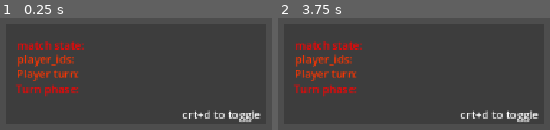
Above: before the commit, frames 1-2 (left to right).
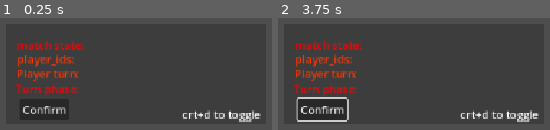
Above: after the commit, the same moments.

Repository: mist-interactive/memoir-3167
Game: Godot game, scene res://client/battlefield/battlefield.tscn
The game is run twice, just before and just after one commit, with the same random seed, the same clock (stepped at 60 frames per second) and the same inputs. This scene is started directly instead of the project's main scene. The engine's default icon, where the game draws it, is replaced by a stand-in: a white triangle on a blue panel in a dark square.
Inputs (mouse positions are in pixels of both pictures, inside the frame that each line leads up to):
- Up to frame 1 (0.25 s): no input
- Up to frame 2 (3.75 s): click (321, 109) at 0.5 s, where only the run after the commit has a clickable "Confirm"; click (321, 109) at 1.25 s, where only the run after the commit has a clickable "Confirm"; tap Enter at 2, 3.5 s; move the mouse to (outside the picture) at 2.02 s; hold Right (ui_right) 2.03-2.75 s; tap L at 2.1, 3.6 s; click (outside the picture) at 2.17 s; tap Space at 2.27, 2.75 s; drag from (479, 94) to (outside the picture) at 2.77 s; move the mouse to (outside the picture) at 3.52 s; hold Right (ui_right) from 3.53 s (still down)

The runs differ from the first frame. In frame 1, 0.5% of the frame differs, in the area x 8-25%, y 78-86%; in frame 2, 1.5%, in the area x 6-27%, y 70-93%.
Error in both runs: Invalid access to property or key 'mapName' on a base object of type 'null instance'. (res://client/battlefield/client_map_manager.gd:37)

Commit message:
feat: validating unit selection on depending card's target sector and their phase actions, multiple actions  and improved the overall turn phase

Diff:
--- a/client/battlefield/player_controller.gd
+++ b/client/battlefield/player_controller.gd
@@ -25,23 +25,27 @@
 	# Check if selected hex is actually on the gameboard
 	var cell_source_id := map_ground_layer.get_cell_source_id(hex)
 
-	#NOTE: Testing for UnitDatabase and pathfinding. Can be removed later! vvv
-	var unit_clicked: Unit = unit_manager.get_unit_at(hex)
-	if unit_clicked:
-		var unit_stats: UnitStats = UnitDatabase.get_stats(unit_clicked.type)
-		_print_unit_stats(unit_stats)
-		_highlight_unit_reachable_hexes(unit_stats, hex)
-	#NOTE: Testing for UnitDatabase and pathfinding. Can be removed later! vvv
-
+	##NOTE: Testing for UnitDatabase and pathfinding. Can be removed later! vvv
+	#var unit_clicked: Unit = unit_manager.get_unit_at(hex)
+	#if unit_clicked:
+		#var unit_stats: UnitStats = UnitDatabase.get_stats(unit_clicked.type)
+		#_print_unit_stats(unit_stats)
+		#_highlight_unit_reachable_hexes(unit_stats, hex)
+	##NOTE: Testing for UnitDatabase and pathfinding. Can be removed later! vvv
+	#
 	if cell_source_id == -1 || !matchState.is_my_turn():
 		return
 	match matchState.phase:
+		enums.TurnPhase.SELECT:
+			var unit: Unit = unit_manager.get_unit_at(hex)
+			var is_my_unit: bool = unit && unit.owner_id == matchState.mySide
+			if is_my_unit:
+				Network.Actions.select_unit.rpc_id(1, unit_manager.get_unit_at(hex).uuid)
 		enums.TurnPhase.MOVE:
 			var unit: Unit = unit_manager.get_unit_at(hex)
 			var is_my_unit: bool = unit && unit.owner_id == matchState.mySide
 			if !is_my_unit && unit:
 				return
-			Network.Match.request_hex_selection.rpc_id(1, hex)
 			if is_my_unit:
 				Network.Actions.select_unit.rpc_id(1, unit_manager.get_unit_at(hex).uuid)
 			else:
@@ -51,7 +55,6 @@
 			if !unit:
 				return
 			var is_my_unit: bool = unit && unit.owner_id == matchState.mySide
-			Network.Match.request_hex_selection.rpc_id(1, hex)
 			if is_my_unit:
 				Network.Actions.select_unit.rpc_id(1, unit_manager.get_unit_at(hex).uuid)
 			else:
--- a/client/debug.gd
+++ b/client/debug.gd
@@ -56,3 +56,13 @@
 		MatchState.STATE.ENDED:
 			return "Ended"
 	return "Unknown"
+
+
+func _on_confirm() -> void:
+	match matchState.phase:
+		enums.TurnPhase.SELECT:
+			Network.Actions.continue_to_next_phase.rpc_id(1)
+		enums.TurnPhase.MOVE:
+			Network.Actions.continue_to_next_phase.rpc_id(1)
+		enums.TurnPhase.ATTACK:
+			Network.Actions.continue_to_next_phase.rpc_id(1)
--- a/client/debug.tscn
+++ b/client/debug.tscn
@@ -61,3 +61,12 @@
 offset_right = 367.0
 offset_bottom = 141.0
 text = "crt+d to toggle"
+
+[node name="Button" type="Button" parent="." unique_id=1001220325]
+offset_left = 32.0
+offset_top = 162.0
+offset_right = 103.0
+offset_bottom = 193.0
+text = "Confirm"
+
+[connection signal="button_down" from="Button" to="." method="_on_confirm"]
--- a/commons/network/ActionsNetwork.gd
+++ b/commons/network/ActionsNetwork.gd
@@ -47,3 +47,10 @@
 	if !multiplayer.is_server():
 		return
 	draw_card_requested.emit(multiplayer.get_remote_sender_id())
+
+signal continue_to_next_phase_requested(peer_id: int)
+@rpc("any_peer", 'call_remote')
+func continue_to_next_phase() -> void:
+	if !multiplayer.is_server():
+		return
+	continue_to_next_phase_requested.emit(multiplayer.get_remote_sender_id())
--- a/commons/state/BattlefieldState.gd
+++ b/commons/state/BattlefieldState.gd
@@ -105,3 +105,6 @@
 
 	print("Successfully parsed and loaded map: %s (%d hexes indexed)." % [map_name, map.cells.size()])
 	return true
+
+func is_hex_in_map_sector(hex: Vector2i, sector: enums.MapSector) -> bool:
+	return sector_index[sector].find(hex) > 0
--- a/server/deck_manager.gd
+++ b/server/deck_manager.gd
@@ -101,3 +101,7 @@
 # helper functions
 func hasCardInHand(side: enums.Side, instance_id: int) -> bool:
 	return player_hands[side].card_ids.has(instance_id)
+
+func get_card_target_sector() -> enums.CardTargetSector:
+	var card: CommandCard = CardDatabase.get_card(discard_pile.back().card_id)
+	return card.target_sector
--- a/server/matchController.gd
+++ b/server/matchController.gd
@@ -80,9 +80,48 @@
 	var side: enums.Side = get_side(peer_id)
 	return matchState.current_turn == side;
 
+func validate_unit_selection(unit_id: int) -> bool:
+	var card_sector: enums.CardTargetSector = deckManager.get_card_target_sector()
+	match matchState.phase:
+		enums.TurnPhase.SELECT:
+			return false if !can_card_target_unit(card_sector, unit_id) else true
+		enums.TurnPhase.MOVE:
+			return false if !unit_manager.is_unit_selected(unit_id) || unit_manager.has_unit_moved(unit_id) else true
+		enums.TurnPhase.ATTACK:
+			return false  if !unit_manager.is_unit_selected(unit_id) || unit_manager.has_unit_attacked(unit_id) else true
+	return false
+
+func can_card_target_unit(card_sector, unit_id) -> bool:
+	var unit: UnitData = unit_manager.units_by_id[unit_id]
+	var hex_coord: Vector2i = unit.hex_coord
+	match card_sector:
+		enums.CardTargetSector.LEFT:
+			return battlefield.is_hex_in_map_sector(hex_coord, enums.MapSector.LEFT)
+		enums.CardTargetSector.CENTER:
+			return battlefield.is_hex_in_map_sector(hex_coord, enums.MapSector.CENTER)
+		enums.CardTargetSector.RIGHT:
+			return battlefield.is_hex_in_map_sector(hex_coord, enums.MapSector.RIGHT)
+		enums.CardTargetSector.LEFT_CENTER:
+			return battlefield.is_hex_in_map_sector(hex_coord, enums.MapSector.LEFT) || battlefield.is_hex_in_map_sector(hex_coord, enums.MapSector.CENTER)
+		enums.CardTargetSector.RIGHT_CENTER:
+			return battlefield.is_hex_in_map_sector(hex_coord, enums.MapSector.RIGHT) || battlefield.is_hex_in_map_sector(hex_coord, enums.MapSector.CENTER)
+		enums.CardTargetSector.ANY:
+			return true
+		enums.CardTargetSector.ALL:
+			return true
+	return false
+
 func isInProgress() ->bool:
 	return matchState.state == MatchState.STATE.IN_PROGRESS
 
-func process_hex_click(peer_id:int, hex: Vector2i) -> void:
-	for side in sides_peer_ids:
-		Network.Match.receive_hex_broadcast.rpc_id(sides_peer_ids[side], get_side(peer_id), hex)
+func go_next_phase(side: enums.Side) -> void:
+	if isPhase(enums.TurnPhase.ATTACK) || (isPhase(enums.TurnPhase.SELECT) && unit_manager.selected_units_ids.is_empty()):
+		matchState.phase = enums.TurnPhase.PLAY_CARD
+		matchState.current_turn = enums.Side.RED if side == enums.Side.GREEN else enums.Side.GREEN
+		unit_manager.selected_unit_id = -1
+	elif isPhase(enums.TurnPhase.SELECT):
+		matchState.phase = enums.TurnPhase.MOVE
+		unit_manager.selected_unit_id = -1
+	elif isPhase(enums.TurnPhase.MOVE):
+		matchState.phase = enums.TurnPhase.ATTACK
+		unit_manager.selected_unit_id = -1
--- a/server/match_manager.gd
+++ b/server/match_manager.gd
@@ -17,9 +17,7 @@
 	Network.Actions.move_unit_requested.connect(_on_move_unit)
 	Network.Actions.attack_unit_requested.connect(_on_attack_unit)
 	Network.Actions.draw_card_requested.connect(_on_draw_card)
-
-	#Network.Card.play_card_requested.connect(_on_play_card_requested)
-	Network.Match.server_hex_requested.connect(_on_server_hex_requested)
+	Network.Actions.continue_to_next_phase_requested.connect(_on_continue_to_next_phase_requested)
 
 func create_new_match(peerId1: int, peerId2: int, uuid1: int, uuid2: int) -> void:
 	print("Call to create new match")
@@ -99,6 +97,12 @@
 	matchCtl.handle_client_state_change(peer_id, state)
 
 # player actions
+func _on_continue_to_next_phase_requested(peer_id: int) -> void:
+	var matchCtl: matchController = get_match(peer_id)
+	if !matchCtl.isInProgress() || !matchCtl.isPlayerTurn(peer_id):
+		return
+	var side: enums.Side = matchCtl.get_side(peer_id)
+	matchCtl.go_next_phase(side)
 func _on_draw_hand(peer_id: int) -> void:
 	var matchCtl: matchController = get_match(peer_id)
 	#if !matchCtl.isInProgress() || !matchCtl.isPhase(enums.TurnPhase.DRAW_HAND):
@@ -118,13 +122,13 @@
 	var side: enums.Side = matchCtl.get_side(peer_id)
 	print("Player requested to play a card ", peer_id, instance_id)
 	if matchCtl.deckManager.play_card(side, instance_id, matchCtl.sides_peer_ids):
-		matchCtl.matchState.phase = enums.TurnPhase.MOVE
+		matchCtl.matchState.phase = enums.TurnPhase.SELECT
 
 func _on_select_unit(peer_id: int, unit_id: int) -> void:
 	var matchCtl: matchController = get_match(peer_id)
 	if !matchCtl.isInProgress() || !matchCtl.isPlayerTurn(peer_id):
 		return
-	if !matchCtl.isPhase(enums.TurnPhase.MOVE) && !matchCtl.isPhase(enums.TurnPhase.ATTACK):
+	if !matchCtl.validate_unit_selection(unit_id):
 		return
 	var side: enums.Side = matchCtl.get_side(peer_id)
 	matchCtl.unit_manager.select_unit(side, unit_id)
@@ -135,9 +139,8 @@
 		return
 	var side: enums.Side = matchCtl.get_side(peer_id)
 	if matchCtl.unit_manager.move_unit_request(side, unit_id, destination):
-		matchCtl.matchState.phase = enums.TurnPhase.ATTACK
-		for peer in matchCtl.sides_peer_ids.values():
-			Network.Match.clear_hex_selections.rpc_id(peer)
+		if matchCtl.unit_manager.moved_units_ids.size() == matchCtl.unit_manager.selected_units_ids.size():
+			matchCtl.matchState.phase = enums.TurnPhase.ATTACK
 
 func _on_attack_unit(peer_id: int, unit_id: int, target_unit_id: int) -> void:
 	var matchCtl: matchController = get_match(peer_id)
@@ -145,10 +148,12 @@
 		return
 	var side: enums.Side = matchCtl.get_side(peer_id)
 	if matchCtl.unit_manager.attack_unit(side, unit_id, target_unit_id, matchCtl.sides_peer_ids):
-		matchCtl.matchState.phase = enums.TurnPhase.PLAY_CARD
-		matchCtl.matchState.current_turn = enums.Side.RED if side == enums.Side.GREEN else enums.Side.GREEN
-		for peer in matchCtl.sides_peer_ids.values():
-			Network.Match.clear_hex_selections.rpc_id(peer)
+		if matchCtl.unit_manager.attacked_units_ids.size() == matchCtl.unit_manager.selected_units_ids.size():
+			matchCtl.unit_manager.selected_units_ids.clear()
+			matchCtl.unit_manager.moved_units_ids.clear()
+			matchCtl.unit_manager.attacked_units_ids.clear()
+			matchCtl.matchState.phase = enums.TurnPhase.PLAY_CARD
+			matchCtl.matchState.current_turn = enums.Side.RED if side == enums.Side.GREEN else enums.Side.GREEN
 
 func _on_draw_card(peer_id: int) -> void:
 	var matchCtl: matchController = get_match(peer_id)
@@ -157,11 +162,3 @@
 	var side: enums.Side = matchCtl.get_side(peer_id)
 	if matchCtl.deckManager.draw_card(side, matchCtl.sides_peer_ids):
 		matchCtl.matchState.phase = enums.TurnPhase.PLAY_CARD
-
-func _on_server_hex_requested(peer_id: int, hex: Vector2i) -> void:
-	print("server hex requested by ", peer_id, " at ", hex)
-	if not peer_to_match.has(peer_id):
-		return
-	var matchId: int = peer_to_match[peer_id]
-	var match_controller = matches[matchId]
-	match_controller.process_hex_click(peer_id, hex)
